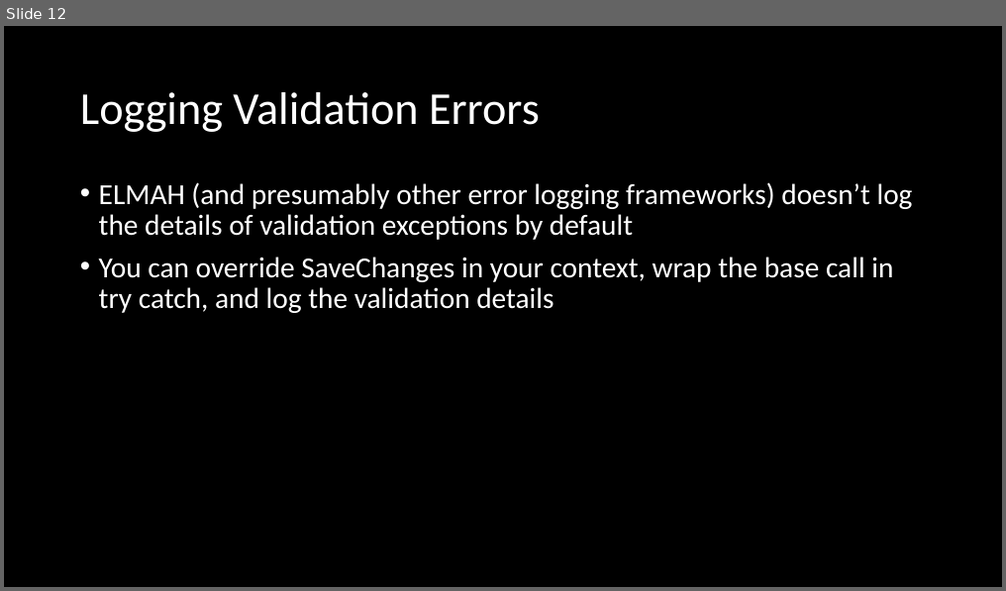
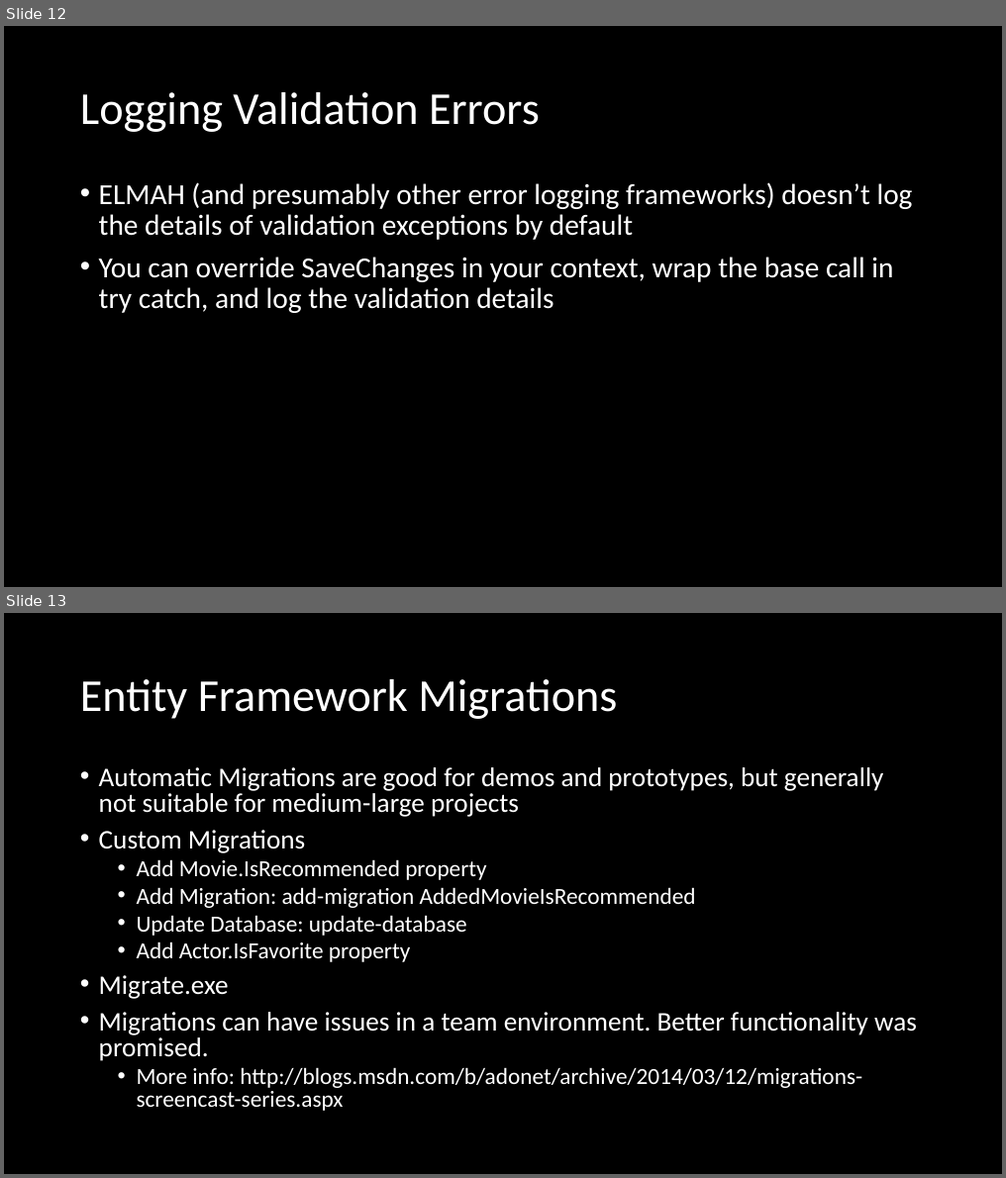
Before and after one commit to mikecole/MovieFanatic, a slide deck: EF Extra Mile.pptx. Shown one above the other, each under a label of ours: slide 12 before the commit, slides 12 and 13 after it. The pictures are 1006x591 and 1006x1178 pixels, drawn with LibreOffice and Linux fonts; fonts in the diff are those of the drawing. Boxes give left, top, right and bottom in pixels: in the first picture for what was removed or moved away, otherwise in the second. Text is boxed around its words. In the diff, an @@ line names an element or a change of style, - is before the commit and + after.

Commit message:
Finished up powerpoint.

```diff
--- a/EF Extra Mile.pptx
+++ b/EF Extra Mile.pptx
@@ slide 13 added at (4, 613, 1002, 1174), background #000000 @@
@@ title added at (80, 679, 617, 719), 44 pt, text #FFFFFF @@
+Entity Framework Migrations
@@ text added at (99, 767, 917, 1111), 22.2 pt, text #FFFFFF @@
+• Automatic Migrations are good for demos and prototypes, but generally not suitable for medium-large projects
+• Custom Migrations
+  • Add Movie.IsRecommended property
+  • Add Migration: add-migration AddedMovieIsRecommended
+  • Update Database: update-database
+  • Add Actor.IsFavorite property
+• Migrate.exe
+• Migrations can have issues in a team environment. Better functionality was promised.
+  • More info: http://blogs.msdn.com/b/adonet/archive/2014/03/12/migrations-screencast-series.aspx
```
Also in this commit, not shown: 1 other slide added.
